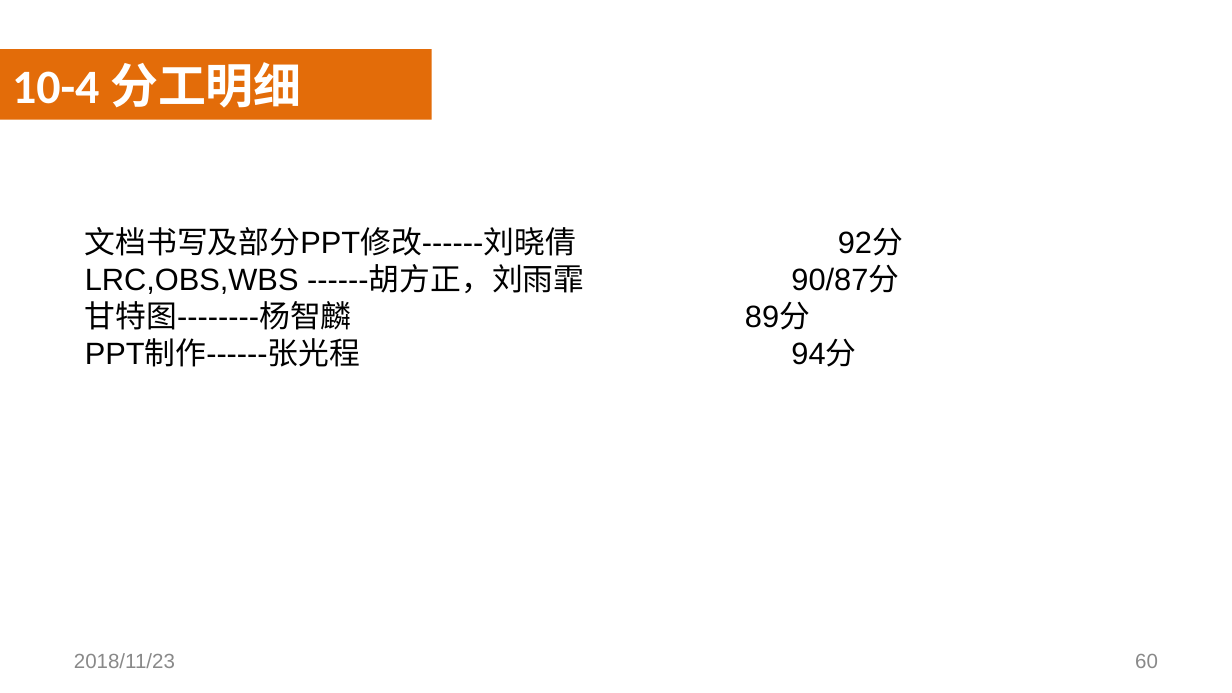
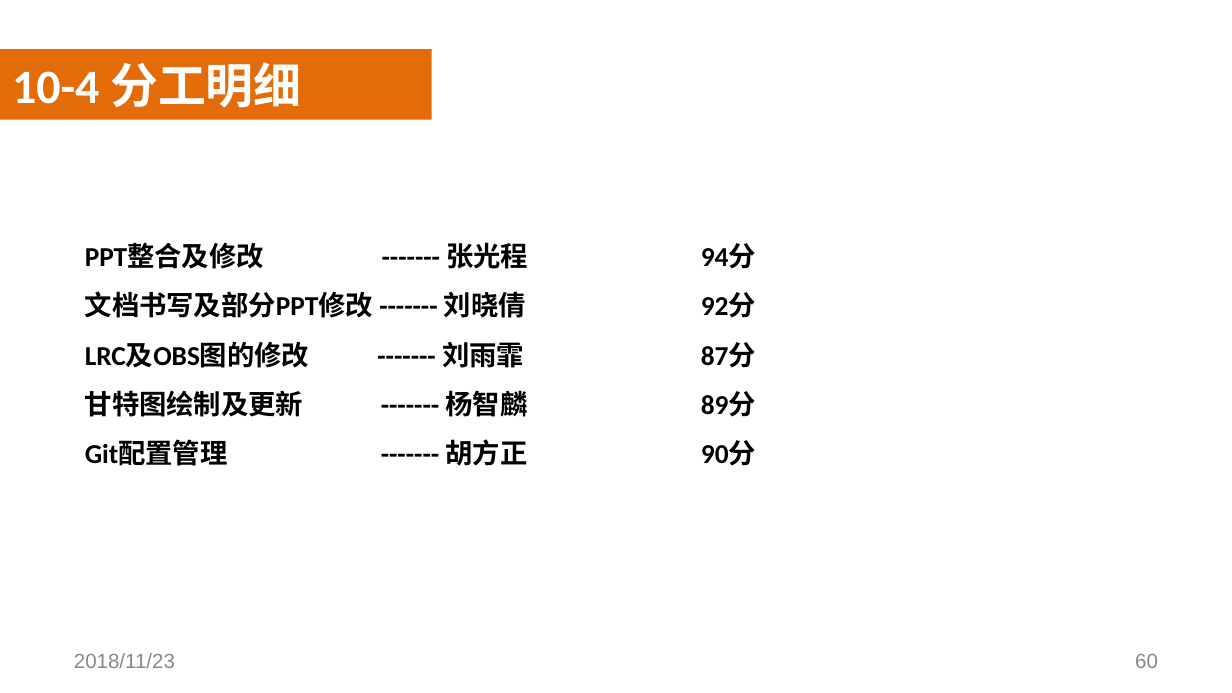
Before and after one commit to SoftwareRequirtmentsG02/Document, a slide deck: slide 60 of 案例教学系统/受控文档/分析设计/PPT/PRD2018-G02-需求工程PPT(III).pptx. Drawn at 1232x693 pixels with LibreOffice and Linux fonts; fonts in the diff are those of the drawing; background and template pictures are left out. Boxes give left, top, right and bottom in pixels: in the first picture for what was removed or moved away, otherwise in the second. Text is boxed around its words. In the diff, an @@ line names an element or a change of style, - is before the commit and + after.

```diff
--- a/案例教学系统/受控文档/分析设计/PPT/PRD2018-G02-需求工程PPT(III).pptx
+++ b/案例教学系统/受控文档/分析设计/PPT/PRD2018-G02-需求工程PPT(III).pptx
@@ text at (85,242,756,470): text changed; size 18 to 16 pt; font Arial to Calibri; bold on @@
-文档书写及部分PPT修改------刘晓倩 92分
-LRC,OBS,WBS ------胡方正，刘雨霏 90/87分
-甘特图--------杨智麟 89分
-PPT制作------张光程 94分
+PPT整合及修改 ------- 张光程 94分
+文档书写及部分PPT修改 ------- 刘晓倩 92分
+LRC及OBS图的修改 ------- 刘雨霏 87分
+甘特图绘制及更新 ------- 杨智麟 89分
+Git配置管理 ------- 胡方正 90分
```
Also in this commit, not shown: 2 other slides changed, 2 other files.
